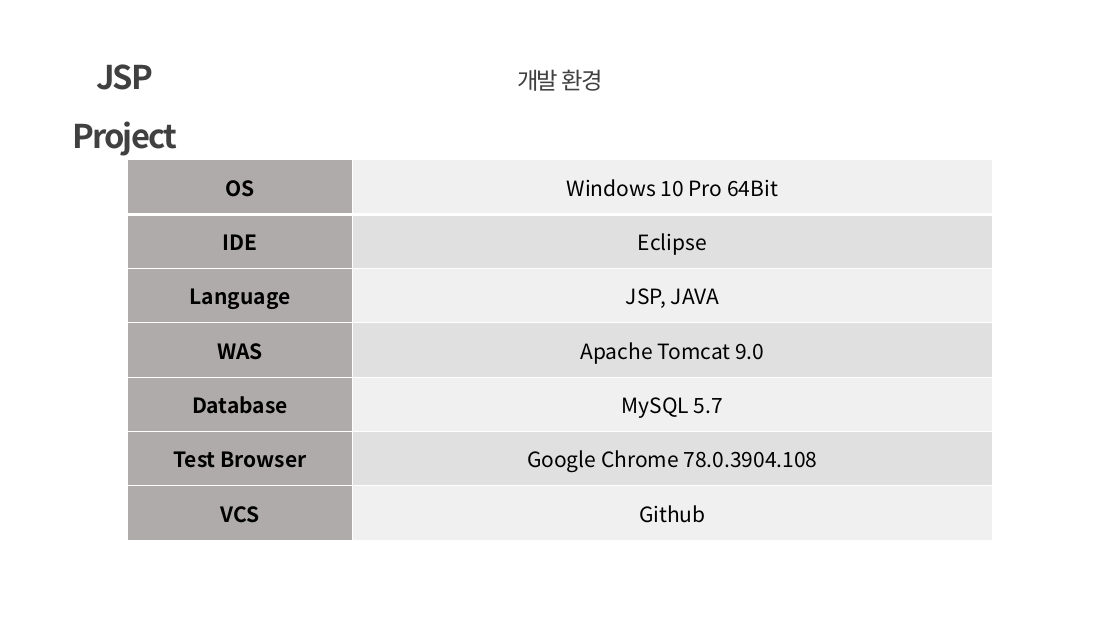
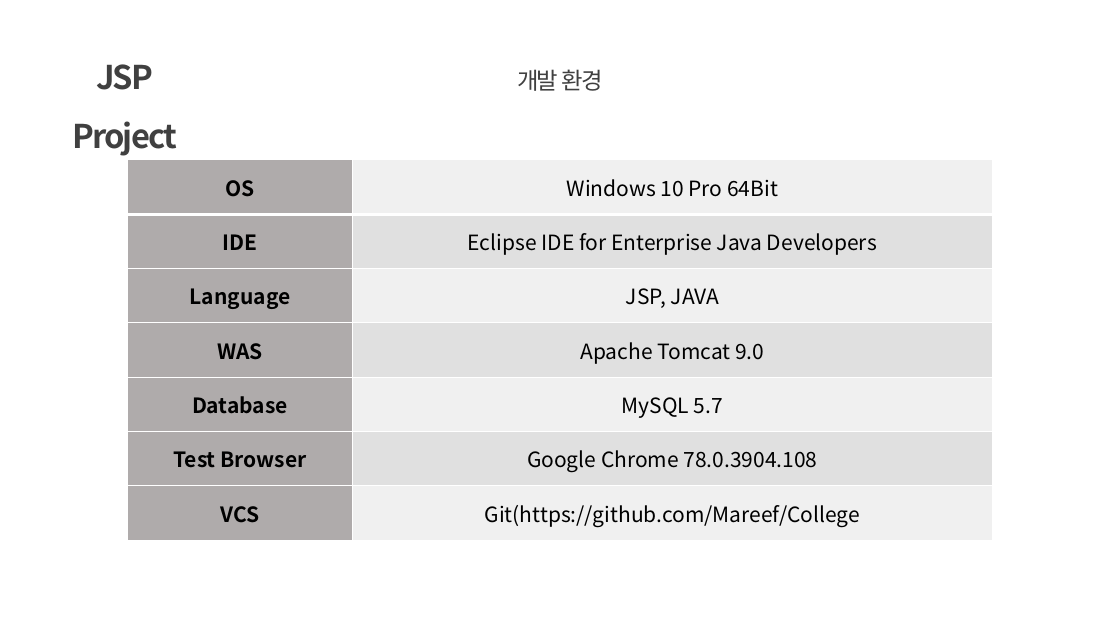
Before and after one commit to Mareef/College, a slide deck: slide 2 of jsp/project_201644008_3.pptx (slide 3 before the commit). Drawn at 1120x630 pixels with LibreOffice and Linux fonts; fonts in the diff are those of the drawing. Boxes give left, top, right and bottom in pixels: in the first picture for what was removed or moved away, otherwise in the second. Text is boxed around its words. In the diff, an @@ line names an element or a change of style, - is before the commit and + after.

```diff
--- a/jsp/project_201644008_3.pptx
+++ b/jsp/project_201644008_3.pptx
@@ table at [128,160,993,540] @@
-row 2, column 2: Eclipse
+row 2, column 2: Eclipse IDE for Enterprise Java Developers
-row 7, column 2: Github
+row 7, column 2: Git(https://github.com/Mareef/College
```
Also in this commit, not shown: 10 other slides changed, 2 slides added, 1 slide removed, 1 other file.
